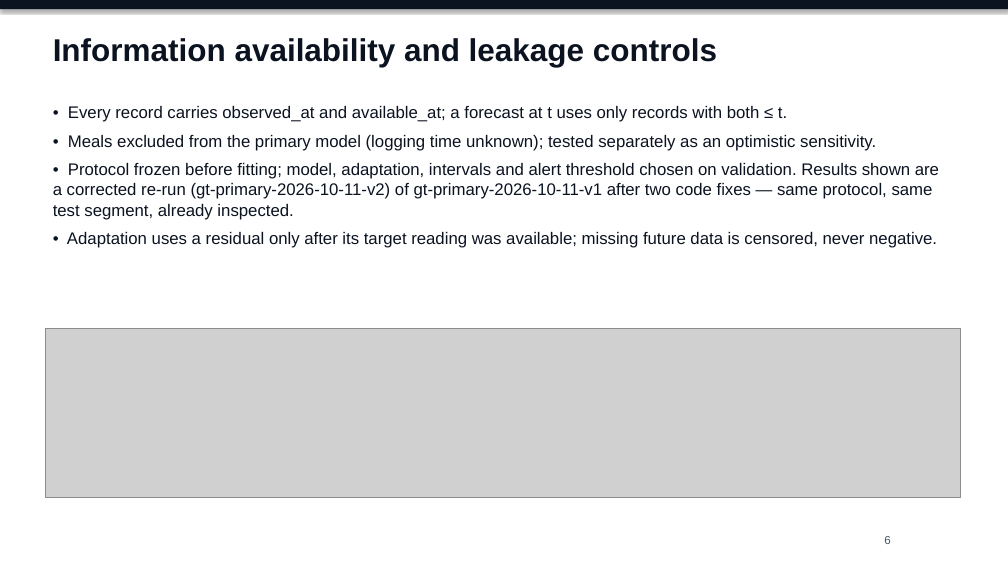
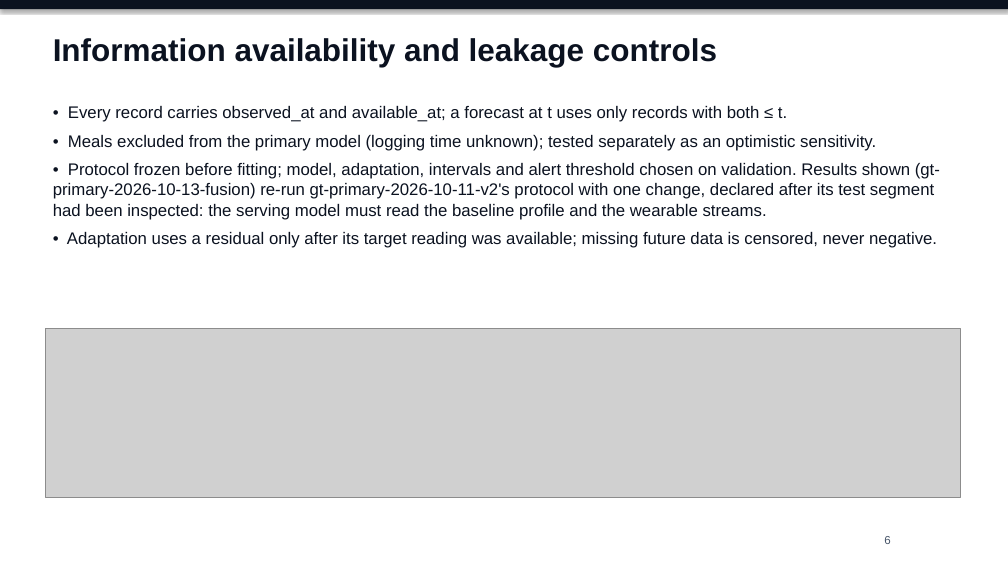
Before and after one commit to Avi36005/DigitalTwin-Challenge-Kryptonite, a slide deck: slide 6 of docs/submission/GlucoTwin_Presentation.pptx. Drawn at 1008x567 pixels with LibreOffice and Linux fonts; fonts in the diff are those of the drawing; grey boxes stand for pictures. Boxes give left, top, right and bottom in pixels: in the first picture for what was removed or moved away, otherwise in the second. Text is boxed around its words. In the diff, an @@ line names an element or a change of style, - is before the commit and + after.

```diff
--- a/docs/submission/GlucoTwin_Presentation.pptx
+++ b/docs/submission/GlucoTwin_Presentation.pptx
@@ text at bbox=[53, 163, 940, 220]: text changed @@
-• Protocol frozen before fitting; model, adaptation, intervals and alert threshold chosen on validation. Results shown are a corrected re-run (gt-primary-2026-10-11-v2) of gt-primary-2026-10-11-v1 after two code fixes — same protocol, same test segment, already inspected.
+• Protocol frozen before fitting; model, adaptation, intervals and alert threshold chosen on validation. Results shown (gt-primary-2026-10-13-fusion) re-run gt-primary-2026-10-11-v2's protocol with one change, declared after its test segment had been inspected: the serving model must read the baseline profile and the wearable streams.
```
Also in this commit, not shown: 13 other slides changed, 1 slide added, 57 other files.
